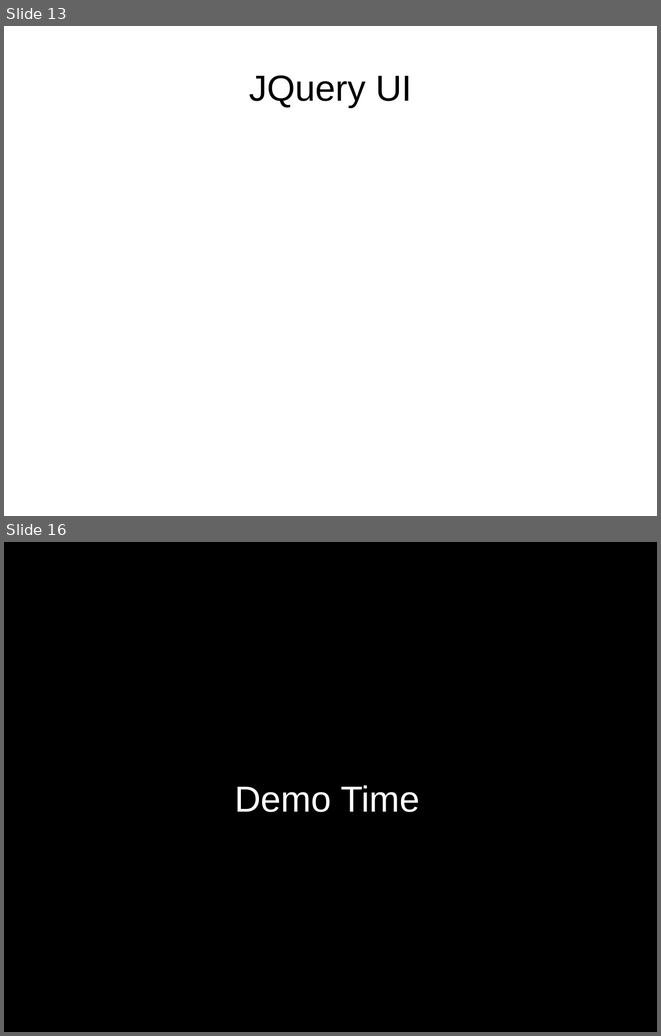
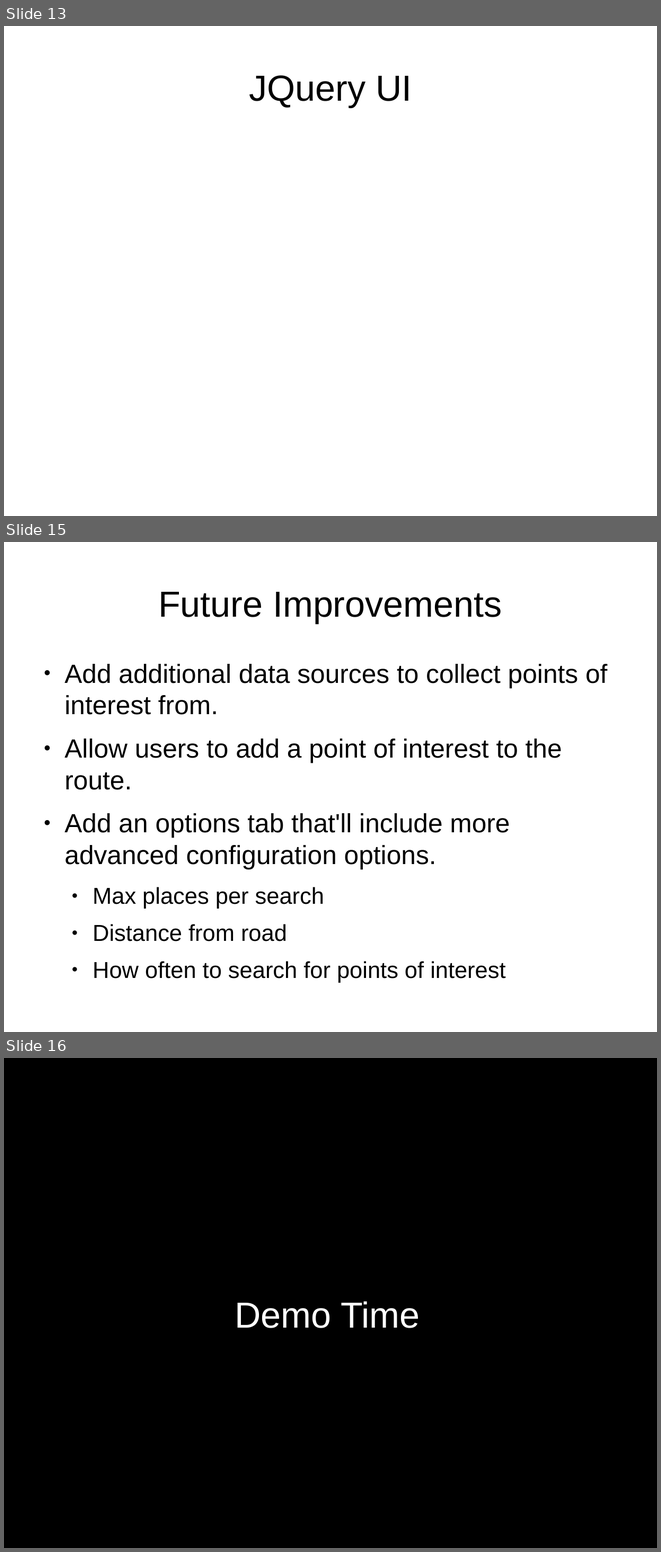
Before and after one commit to fsuarez2005/cosc481-frank-placemap, a slide deck: doc/presentation.odp. Shown one above the other, each under a label of ours: slides 13 and 16 before the commit, slides 13, 15 and 16 after it; the slides between them are not shown. The pictures are 661x1036 and 661x1552 pixels, drawn with LibreOffice and Linux fonts; fonts in the diff are those of the drawing; background and template pictures are left out. Boxes give left, top, right and bottom in pixels: in the first picture for what was removed or moved away, otherwise in the second. Text is boxed around its words. In the diff, an @@ line names an element or a change of style, - is before the commit and + after.

Commit message:
Updated some slide text

```diff
--- a/doc/presentation.odp
+++ b/doc/presentation.odp
@@ slide 15 added at bbox=[4, 542, 657, 1032], background picture (left out) @@
@@ title added at bbox=[158, 592, 502, 624], 44 pt, text #000000 @@
+Future Improvements
@@ text added at bbox=[64, 664, 607, 983], 32 pt, text #000000 @@
+● Add additional data sources to collect points of interest from.
+● Allow users to add a point of interest to the route.
+● Add an options tab that'll include more advanced configuration options.
+  ● Max places per search
+  ● Distance from road
+  ● How often to search for points of interest
```
Also in this commit, not shown: 1 other slide added, 2 slides removed.
